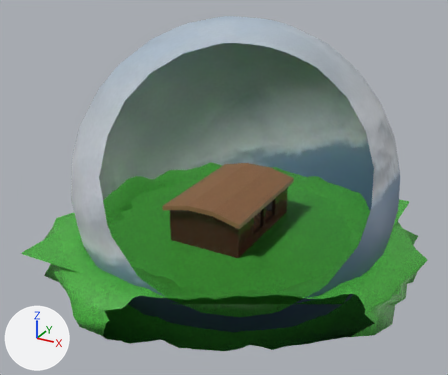
One commit to the glTF model SignLanguageSchool.gltf: the scene before it, then after it.
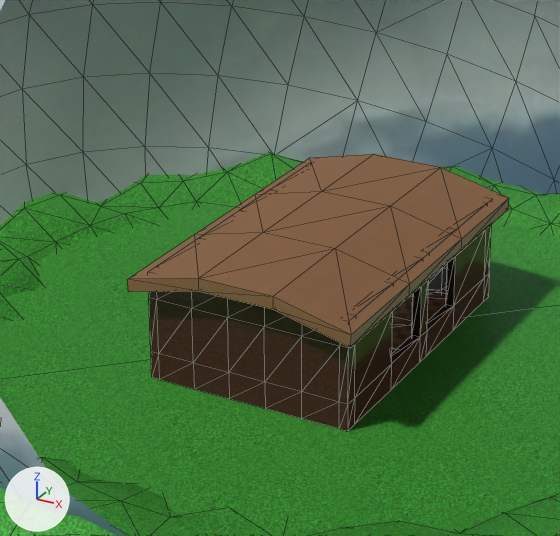
Each version is shown whole from a 50 mm lens placed at (30.6, -57.4, 33.4), pointed at (-0.4, -1.0, 5.2), then close up on the part from 26% to 69% of the width and 29% to 79% of the height. Every picture has the same lights, and +X, +Y and +Z are marked at lower left. The close-ups show mesh edges as thin lines. Everything nearer to the camera than a plane just in front of the edit is cut away. Where no turn or scale is listed for an object, it has been applied to the vertices. Vertices at the same position are counted once.

The older version as bpy lines, for what is in view:
```python
me_grid_001 = bpy.data.meshes.new('Grid.001')
me_grid_001.from_pydata(...)  # 32 vertices, 60 faces; spans x -4.71..4.71, y -7.08..7.08, z -1.47..-0.18
# faces by material slot: [54, 6]
me_grid_001.materials.append(mat_roof)  # picture img_mywoodpanel2
me_grid_001.materials.append(mat_roof2)  # picture img_mywoodpanel2
me_plane_001 = bpy.data.meshes.new('Plane.001')
me_plane_001.from_pydata(...)  # 4 vertices, 2 faces; spans x -16.8..16.8, y -16.8..16.8, z 0.0
me_plane_001.materials.append(mat_grass)  # picture img_mygrass1
me_torus_001 = bpy.data.meshes.new('Torus.001')
me_torus_001.from_pydata(...)  # 576 vertices, 1152 faces; spans x -21.6..22.0, y -22.6..21.5, z -5.1..1.0
me_torus_001.materials.append(mat_grass)  # picture img_mygrass1
ob_backdrop = bpy.data.objects.new('backdrop', me_torus_001)
ob_backdrop.location = (0.0, 0.0, 0.45)
ob_ground = bpy.data.objects.new('ground', me_plane_001)
ob_ground.location = (0.0, 0.0, 0.0)
ob_roof = bpy.data.objects.new('roof', me_grid_001)
ob_roof.location = (0.0, 0.0, 5.32)
# also in view: 'room' at (0.0, 0.3, 2.2); 'sky' at (0.2, 0.4, 5.5)
```
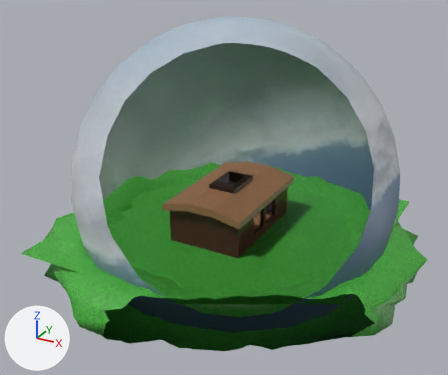
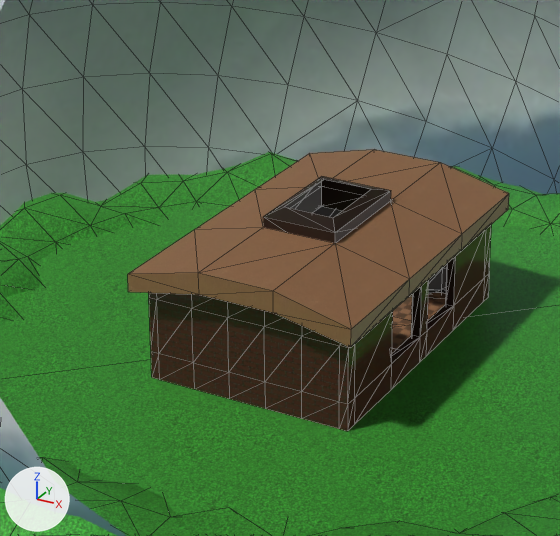
Location of each change, [x1, y1, x2, y2] in pixels of the close-ups (560 x 536 px):
'roof', reshaped
    before: [128, 154, 509, 348]
    after: [128, 149, 509, 348]

Edits to the bpy script that builds the scene:
```text
Change me_grid_001:
    used by ob_roof; location = (0.0, 0.0, 5.32)
    remove me_grid_001.from_pydata(...)  # 32 vertices, 60 faces; spans x -4.71..4.71, y -7.08..7.08, z -1.47..-0.18
    add me_grid_001.from_pydata(...)  # 40 vertices, 72 faces; spans x -4.71..4.71, y -7.08..7.08, z -1.47..0.7
    me_grid_001 part 1
    4 faces are deleted
    8 vertices in x -1.57..1.57, y -7.08..7.08, z -0.7 move by (0.0, 0.0, -0.15)
    8 vertices in x -1.57..1.57, y -7.08..7.08, z -0.18 move by (0.0, 0.0, 0.22)
    8 vertices in x -4.71..4.71, y -7.08..7.08, z -0.94 move by (0.0, 0.0, 0.21)
    8 vertices are added at x -1.57..1.57, y -2.36..2.36, z 0.47..0.7
    16 new faces join them, mat_windowpane (brown #301e15)
    add me_grid_001.materials.append(mat_windowpane)  # brown #301e15
```
